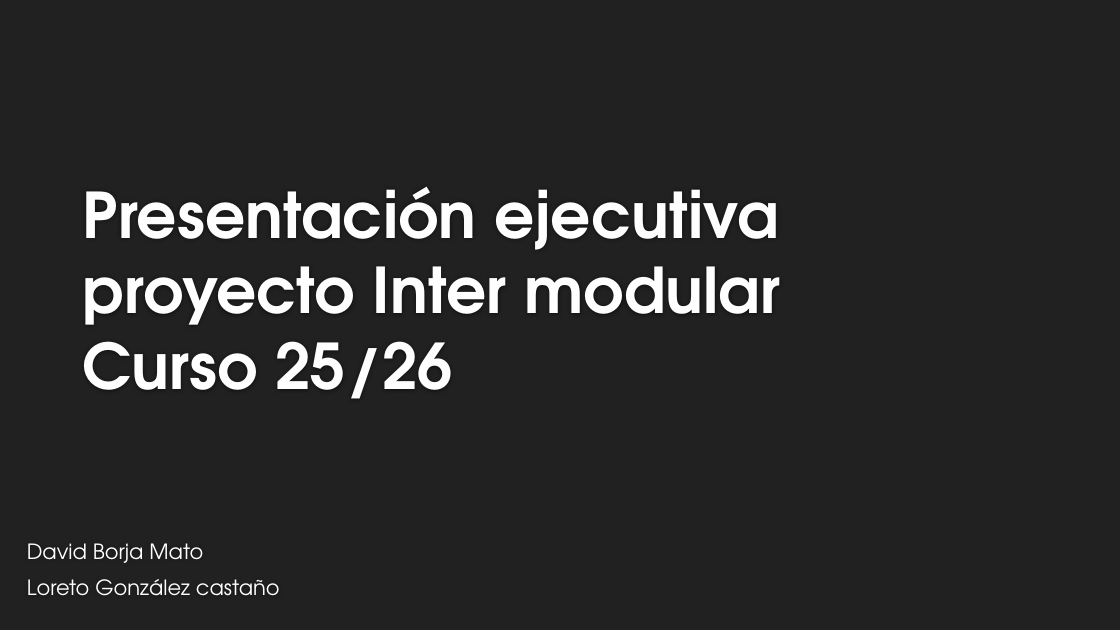
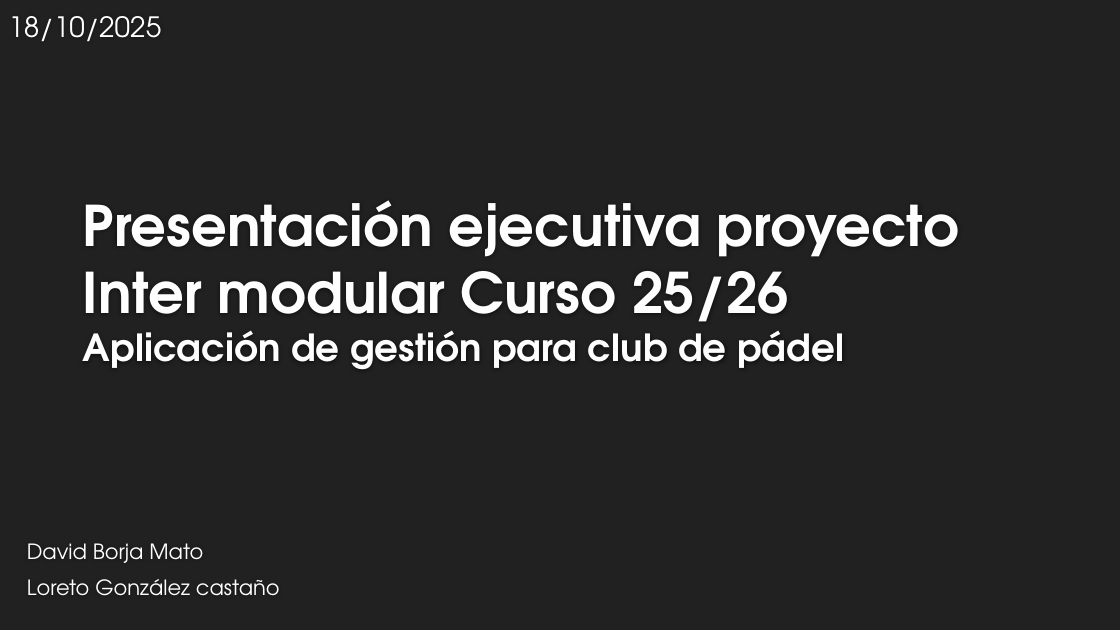
Before and after one commit to davidborja732/Curso_25-26_2, a slide deck: slide 1 of Proyecto Intermodular/Presentacion Ejecutiva/Presentación ejecutiva proyecto Inter modular.pptx. Drawn at 1120x630 pixels with LibreOffice and Linux fonts; fonts in the diff are those of the drawing; background and template pictures are left out. Boxes give left, top, right and bottom in pixels: in the first picture for what was removed or moved away, otherwise in the second. Text is boxed around its words. In the diff, an @@ line names an element or a change of style, - is before the commit and + after.

```diff
--- a/Proyecto Intermodular/Presentacion Ejecutiva/Presentación ejecutiva proyecto Inter modular.pptx
+++ b/Proyecto Intermodular/Presentacion Ejecutiva/Presentación ejecutiva proyecto Inter modular.pptx
@@ text added at (8, 16, 161, 42), 24 pt, text #FFFFFF @@
+18/10/2025
@@ title at (83, 200, 959, 369): text changed; size 54 to 48 pt @@
-Presentación ejecutiva proyecto Inter modular
-Curso 25/26
+Presentación ejecutiva proyecto Inter modular Curso 25/26
+Aplicación de gestión para club de pádel
```
Also in this commit, not shown: 2 other slides changed, 9 slides added, 4 other files.
